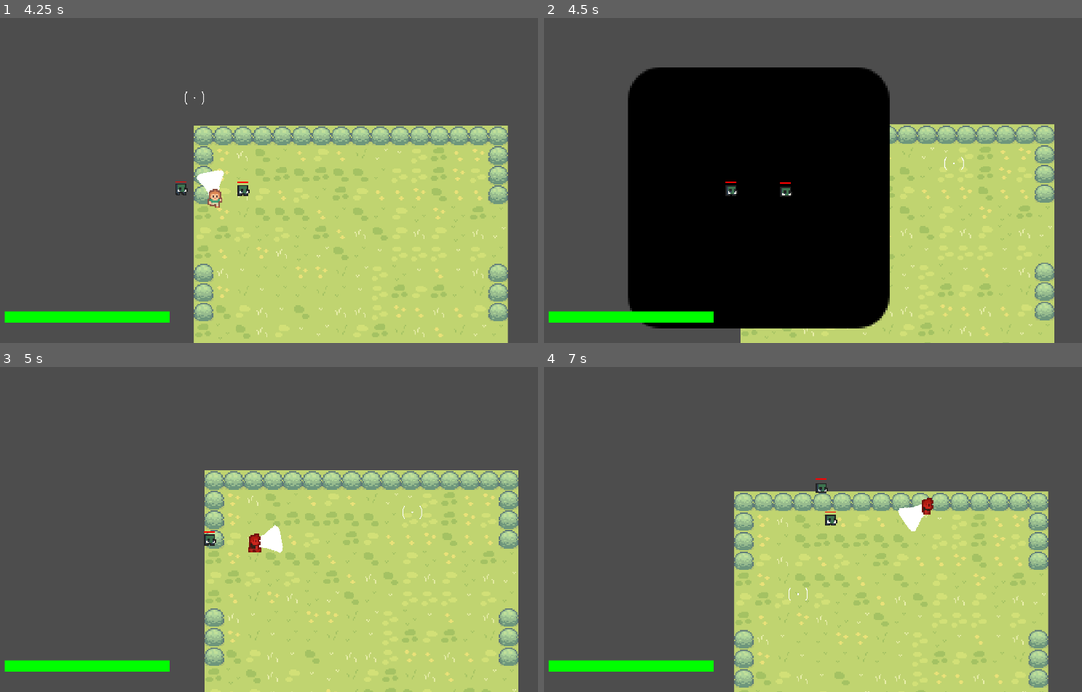
Above: before the commit, frames 1-4 (two rows, left to right).
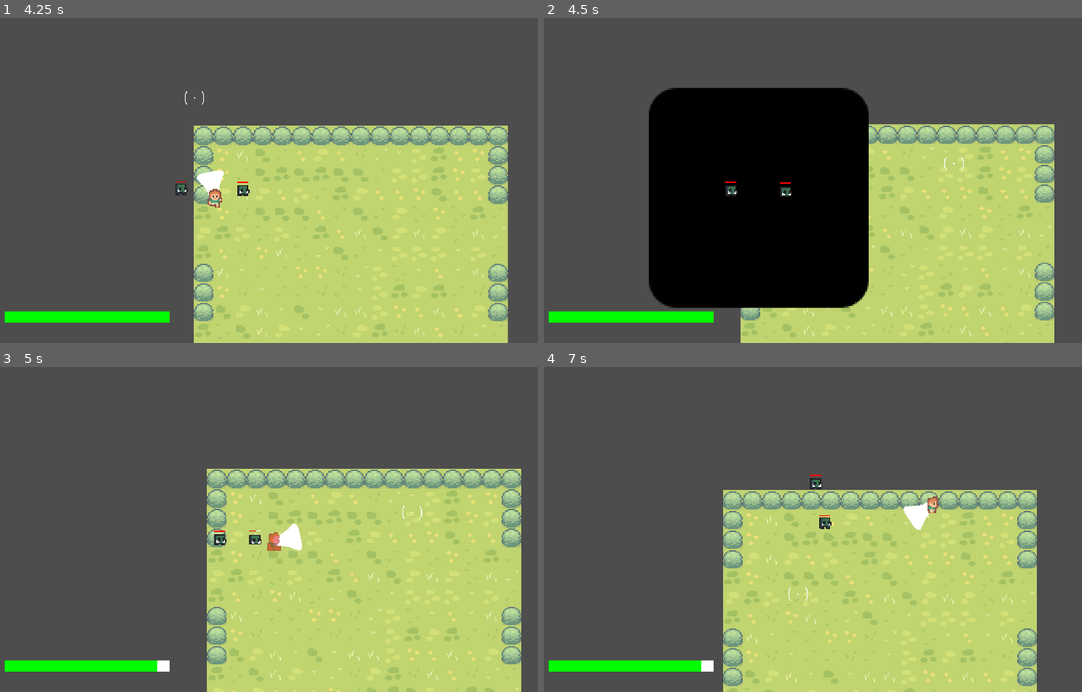
Above: after the commit, the same moments.

Repository: karsrc/5henanigans
Game: Godot game, scene res://main.tscn
Same seed, same stepped clock (60 frames per second), same inputs: the game is played once before the commit and once after it. The engine's default icon, where the game draws it, is replaced by a stand-in: a white triangle on a blue panel in a dark square.
Inputs (mouse positions are in pixels of both pictures, inside the frame that each line leads up to):
- Up to frame 1 (4.25 s): tap Enter at 0.5 s; move the mouse to (252, 245) at 0.52 s; press the mouse at (252, 245) at 0.53 s; hold W (move_up) 0.53-2.03 s; move the mouse to (457, 229) at 1.27 s; release the mouse at (457, 229) at 1.28 s; click (457, 229) at 1.35 s; move the mouse to (107, 131) at 2.02 s; press the mouse at (107, 131) at 2.03 s; hold A (move_left) 2.03-3.53 s; tap Alt at 2.1 s; move the mouse to (312, 180) at 2.77 s; release the mouse at (312, 180) at 2.78 s; tap Shift at 2.85 s; click (312, 180) at 3.05 s; move the mouse to (193, 99) at 3.52 s; press the mouse at (193, 99) at 3.53 s; hold S (move_down) from 3.53 s (still down); tap 2 (skill_2) at 4.15 s
- Up to frame 2 (4.5 s): move the mouse to (952, 164) at 4.27 s; release S (move_down) at 4.28 s; release the mouse at (952, 164) at 4.28 s; hold D (move_right) from 4.28 s (still down); click (952, 164) at 4.35 s
- Up to frame 3 (5 s): keep holding D (move_right)
- Up to frame 4 (7 s): move the mouse to (710, 545) at 5.02 s; release D (move_right) at 5.03 s; press the mouse at (710, 545) at 5.03 s; hold W (move_up) 5.03-5.78 s; tap Alt at 5.1 s; move the mouse to (882, 458) at 5.77 s; release the mouse at (882, 458) at 5.78 s; hold D (move_right) from 5.78 s (still down); tap Shift at 5.85 s; click (882, 458) at 6.05 s; move the mouse to (796, 594) at 6.52 s; press the mouse at (796, 594) at 6.53 s

Frame 1 is identical in both runs. In frame 2, 11% of the frame differs, in the area x 15-65%, y 15-96%; in frame 3, 7.7%; in frame 4, 11%, in the area x 29-94%, y 33-100%.

Commit message:
Add QTE for Black Flash timing
Introduce a quick-time-event (QTE) flow for the Black Flash attack. Added qte_in_progress and qte_failed flags and updated input handling so attack presses during a QTE set black_flash_triggered only if inside the window; otherwise the QTE is marked failed. perform_divergent_sprint now starts the QTE (initializes/reset flags), slows time, shows and tweens the timing ring (tween shortened to 0.25s), uses shorter timers (0.15s then 0.1s), only enables the black_flash_window if the QTE wasn't failed, and clears visual/time state afterwards. Execution of Black Flash is prevented when the QTE failed. Also set an initial TimingRing scale in the scene to match the QTE behavior.

Diff:
--- a/player.gd
+++ b/player.gd
@@ -35,6 +35,8 @@
 var black_flash_window_active: bool = false
 var black_flash_triggered: bool = false
 var is_in_zone: bool = false
+var qte_in_progress: bool = false
+var qte_failed: bool = false
 
 
 func _ready() -> void:
@@ -80,10 +82,14 @@
 				current_combo = 0
 				combo_target = null
 
-	if Input.is_action_just_pressed("attack"):
-		if black_flash_window_active:
-			black_flash_triggered = true
-		elif not is_attacking and not is_using_skill:
+	if qte_in_progress:
+		if Input.is_action_just_pressed("attack"):
+			if black_flash_window_active and not qte_failed:
+				black_flash_triggered = true
+			else:
+				qte_failed = true
+	else:
+		if Input.is_action_pressed("attack") and not is_attacking and not is_using_skill:
 			perform_punch()
 
 	if is_barraging:
@@ -309,25 +315,36 @@
 				is_sprinting = false
 				velocity = Vector2.ZERO
 
-				black_flash_window_active = true
+				qte_in_progress = true
+				qte_failed = false
+				black_flash_window_active = false
+				black_flash_triggered = false
 
 				$AnimatedSprite2D.modulate = Color(10, 10, 10)
 				Engine.time_scale = 0.05
+
 				timing_ring.scale = Vector2(3.0, 3.0)
 				timing_ring.visible = true
 				timing_ring.modulate = Color(0, 0, 0)
 
 				var tween = get_tree().create_tween().bind_node(self).set_ignore_time_scale(true)
-				tween.tween_property(timing_ring, "scale", Vector2(1.0, 1.0), 0.3)
-
-				await get_tree().create_timer(0.3, true, false, true).timeout
-
+				tween.tween_property(timing_ring, "scale", Vector2(1.0, 1.0), 0.25)
+
+				await get_tree().create_timer(0.15, true, false, true).timeout
+
+				if not qte_failed:
+					black_flash_window_active = true
+					timing_ring.modulate = Color(2, 0, 0)
+
+				await get_tree().create_timer(0.1, true, false, true).timeout
+
+				qte_in_progress = false
 				black_flash_window_active = false
 				timing_ring.visible = false
 				Engine.time_scale = 1.0
 				$AnimatedSprite2D.modulate = Color(1, 1, 1) if not is_in_zone else Color(0.8, 0.2, 0.2)
 
-				if black_flash_triggered:
+				if black_flash_triggered and not qte_failed:
 					execute_black_flash(body)
 				else:
 					execute_divergent_fist(body)
--- a/player.tscn
+++ b/player.tscn
@@ -159,4 +159,5 @@
 
 [node name="TimingRing" type="Sprite2D" parent="." unique_id=1574927490]
 visible = false
+scale = Vector2(0.1, 0.1)
 texture = ExtResource("7_1jxqw")
